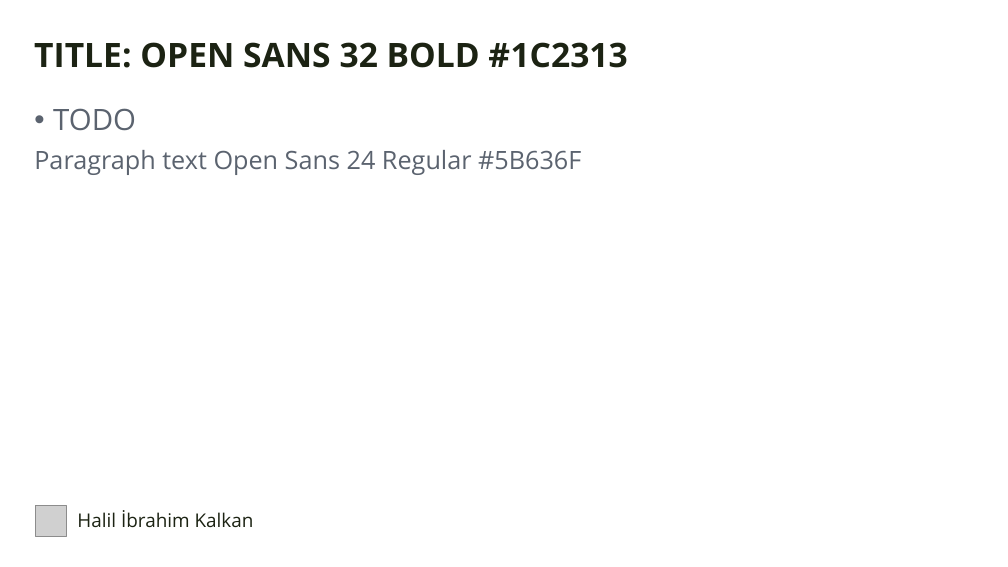
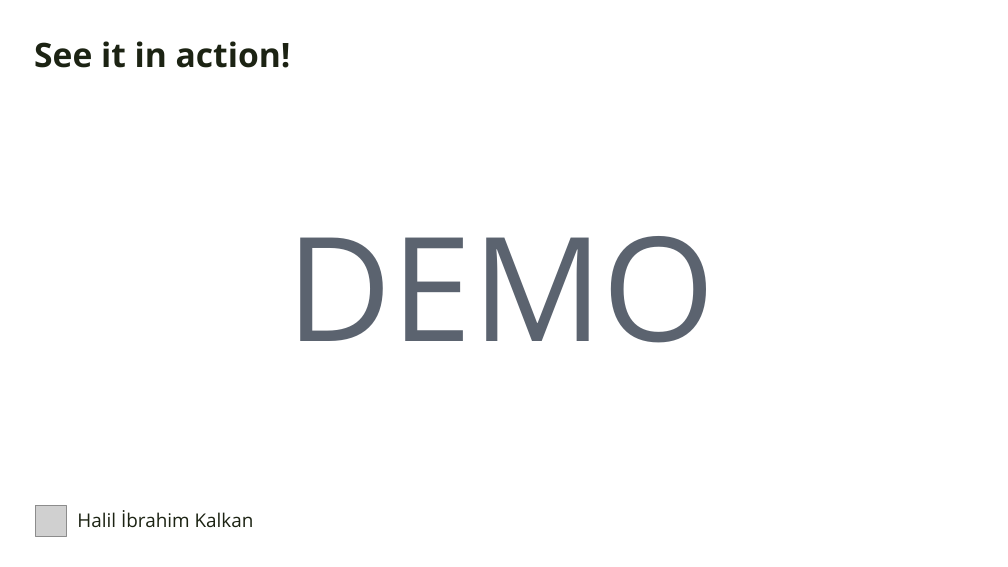
Before and after one commit to hikalkan/presentations, a slide deck: slide 12 of 2023-10-07 Devnot Kubernetes Integrated Development/KubernetesIntegratedDevelopment2023.pptx (slide 9 before the commit). Drawn at 1008x567 pixels with LibreOffice and Linux fonts; fonts in the diff are those of the drawing; grey boxes stand for pictures; background and template pictures are left out. Boxes give left, top, right and bottom in pixels: in the first picture for what was removed or moved away, otherwise in the second. Text is boxed around its words. In the diff, an @@ line names an element or a change of style, - is before the commit and + after.

```diff
--- a/2023-10-07 Devnot Kubernetes Integrated Development/KubernetesIntegratedDevelopment2023.pptx
+++ b/2023-10-07 Devnot Kubernetes Integrated Development/KubernetesIntegratedDevelopment2023.pptx
@@ text at box(34, 41, 291, 68): text changed @@
-TITLE: OPEN SANS 32 BOLD #1C2313
+See it in action!
@@ text "DEMO" at box(286, 236, 716, 343): vertical alignment top to middle @@
@@ text at box(286, 236, 716, 343): text changed; size 24 to 138 pt @@
-• TODO
-Paragraph text Open Sans 24 Regular #5B636F
+DEMO
```
Also in this commit, not shown: 11 slides added, 11 slides removed.
